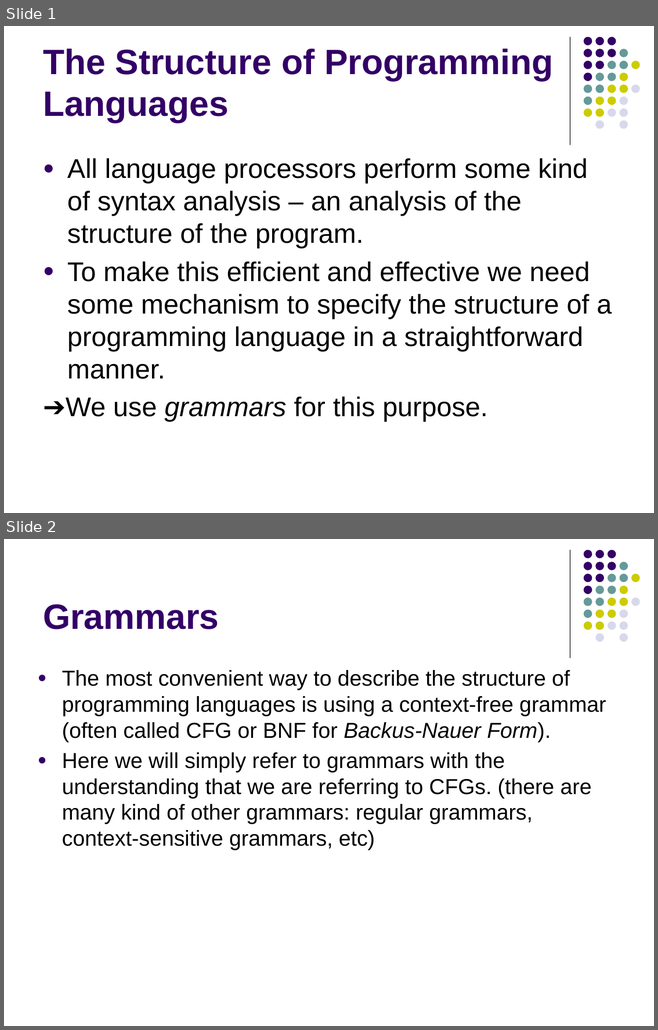
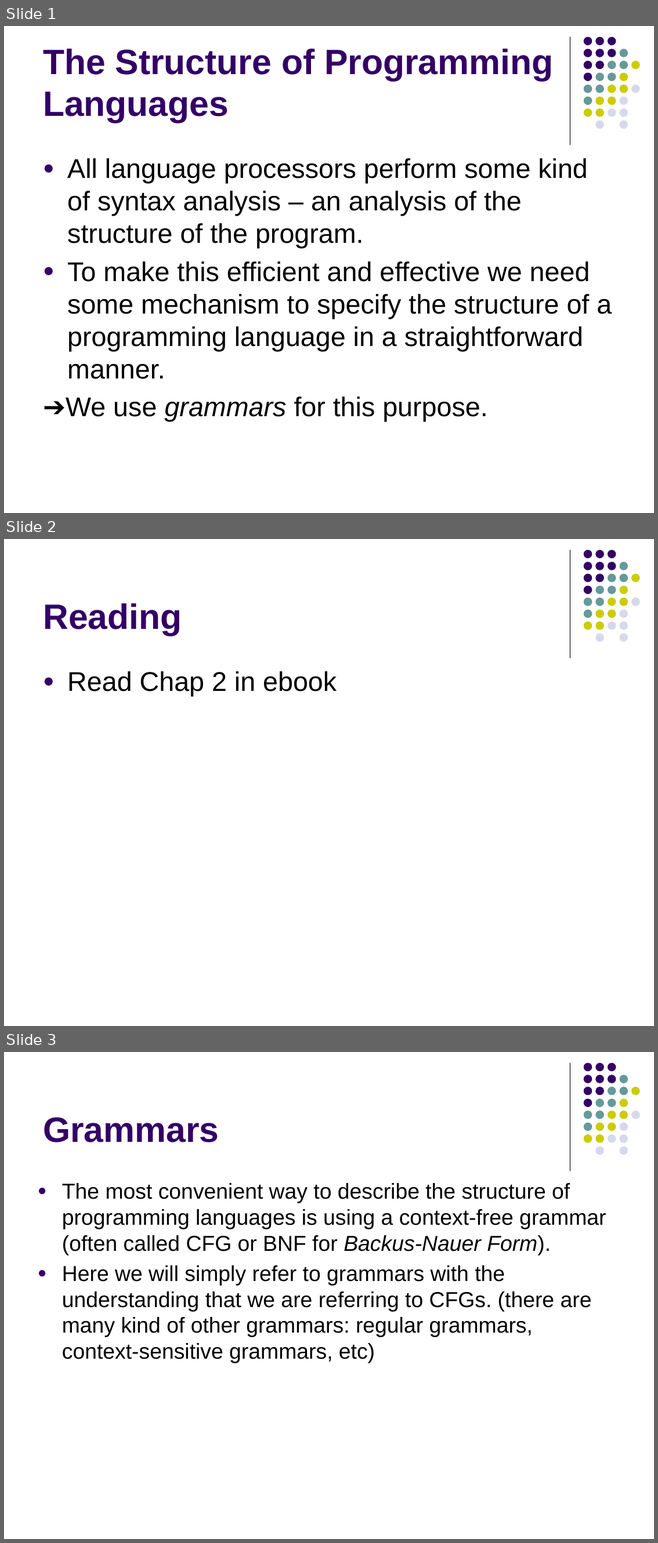
Before and after one commit to lutzhamel/CSC402, a slide deck: notes/csc402-ln002.pptx. Shown one above the other, each under a label of ours: slides 1 and 2 before the commit, slides 1, 2 and 3 after it. The pictures are 658x1030 and 658x1543 pixels, drawn with LibreOffice and Linux fonts; fonts in the diff are those of the drawing. Boxes give left, top, right and bottom in pixels: in the first picture for what was removed or moved away, otherwise in the second. Text is boxed around its words. In the diff, an @@ line names an element or a change of style, - is before the commit and + after.

```diff
--- a/notes/csc402-ln002.pptx
+++ b/notes/csc402-ln002.pptx
@@ slide 2 added at [4,539,654,1026], background #FFFFFF; not listed: 32 template elements that a slide beside it also shows @@
@@ title added at [43,603,181,636], 39 pt, text #330066, bold @@
+Reading
@@ text added at [67,671,336,697], 30 pt, text #000000 @@
+● Read Chap 2 in ebook
@@ what was slide 2 is now slide 3 @@
```
Also in this commit, not shown: 1 slide changed, 1 other file.
